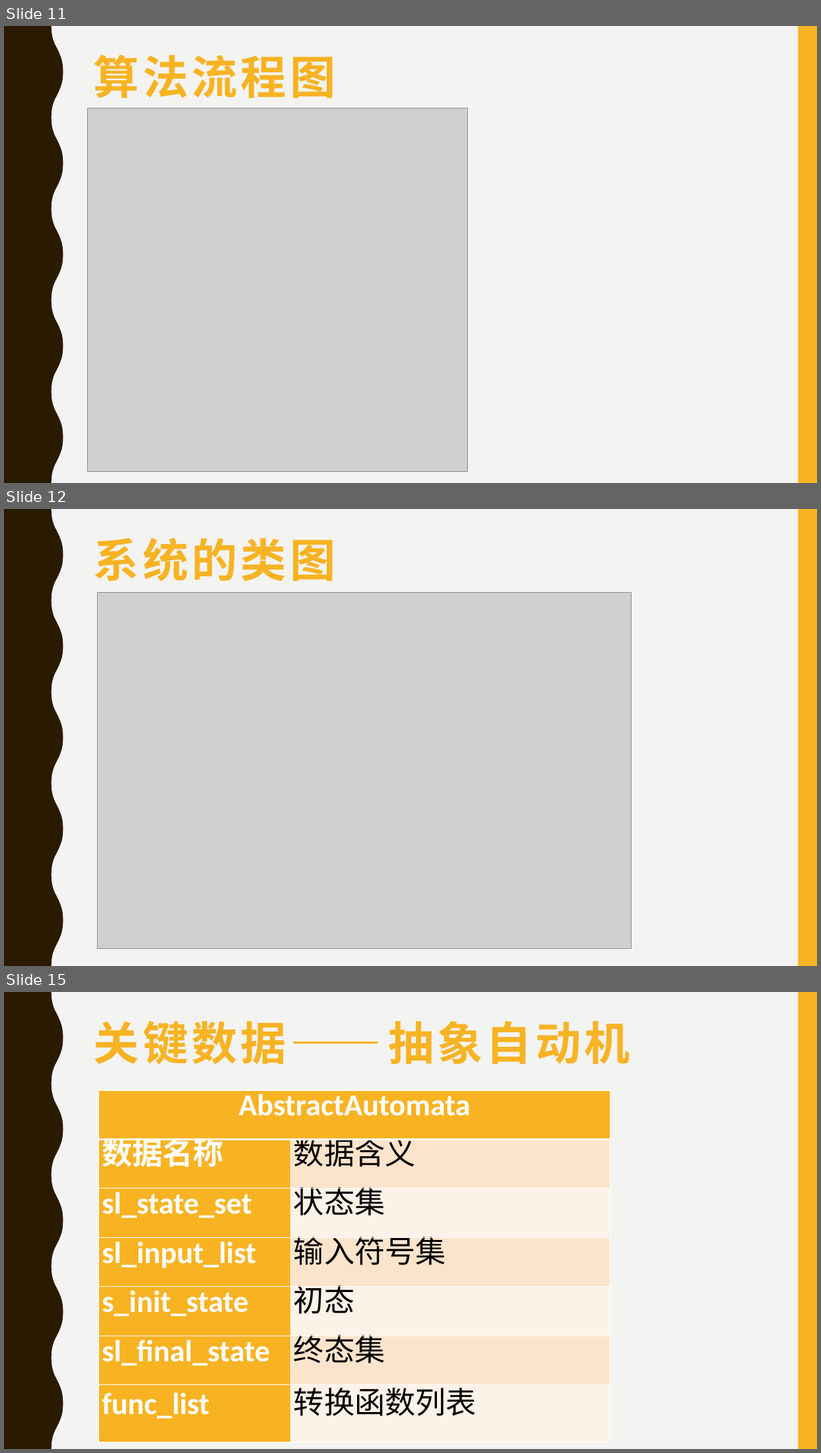
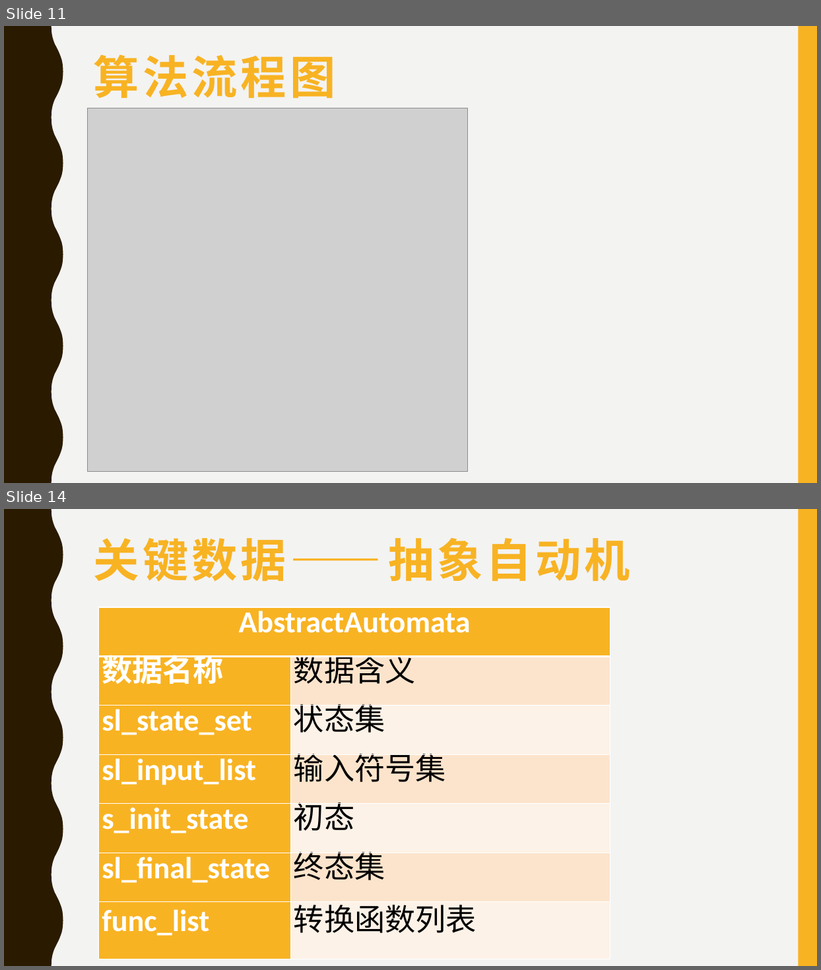
Before and after one commit to Xancoding/ncepu-course, a slide deck: 编译技术/StateAutomatonShow/documents/ppt.pptx. Shown one above the other, each under a label of ours: slides 11, 12 and 15 before the commit, slides 11 and 14 after it; the slides between them are not shown. The pictures are 821x1453 and 821x970 pixels, drawn with LibreOffice and Linux fonts; fonts in the diff are those of the drawing; grey boxes stand for pictures. Boxes give left, top, right and bottom in pixels: in the first picture for what was removed or moved away, otherwise in the second. Text is boxed around its words. In the diff, an @@ line names an element or a change of style, - is before the commit and + after.

```diff
--- a/编译技术/StateAutomatonShow/documents/ppt.pptx
+++ b/编译技术/StateAutomatonShow/documents/ppt.pptx
@@ slide 12 removed at [4, 509, 817, 966], background #F3F3F2; not listed: 2 template elements that a slide beside it also shows @@
@@ title removed at [94, 538, 336, 582] @@
-系统的类图
@@ picture removed at [97, 593, 632, 949] @@
@@ what was slide 15 is now slide 14 @@
```
Also in this commit, not shown: 2 slides changed.
